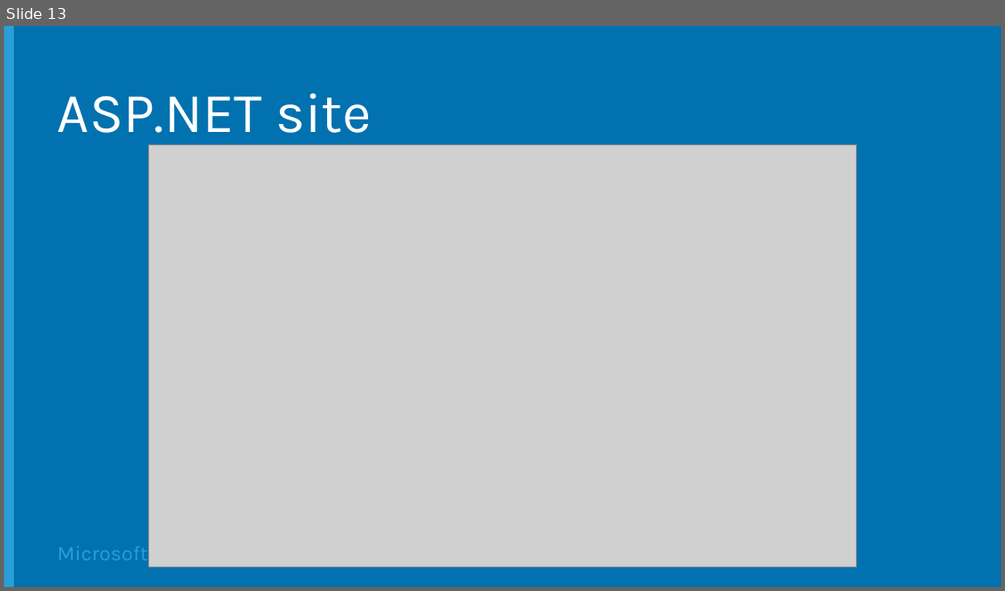
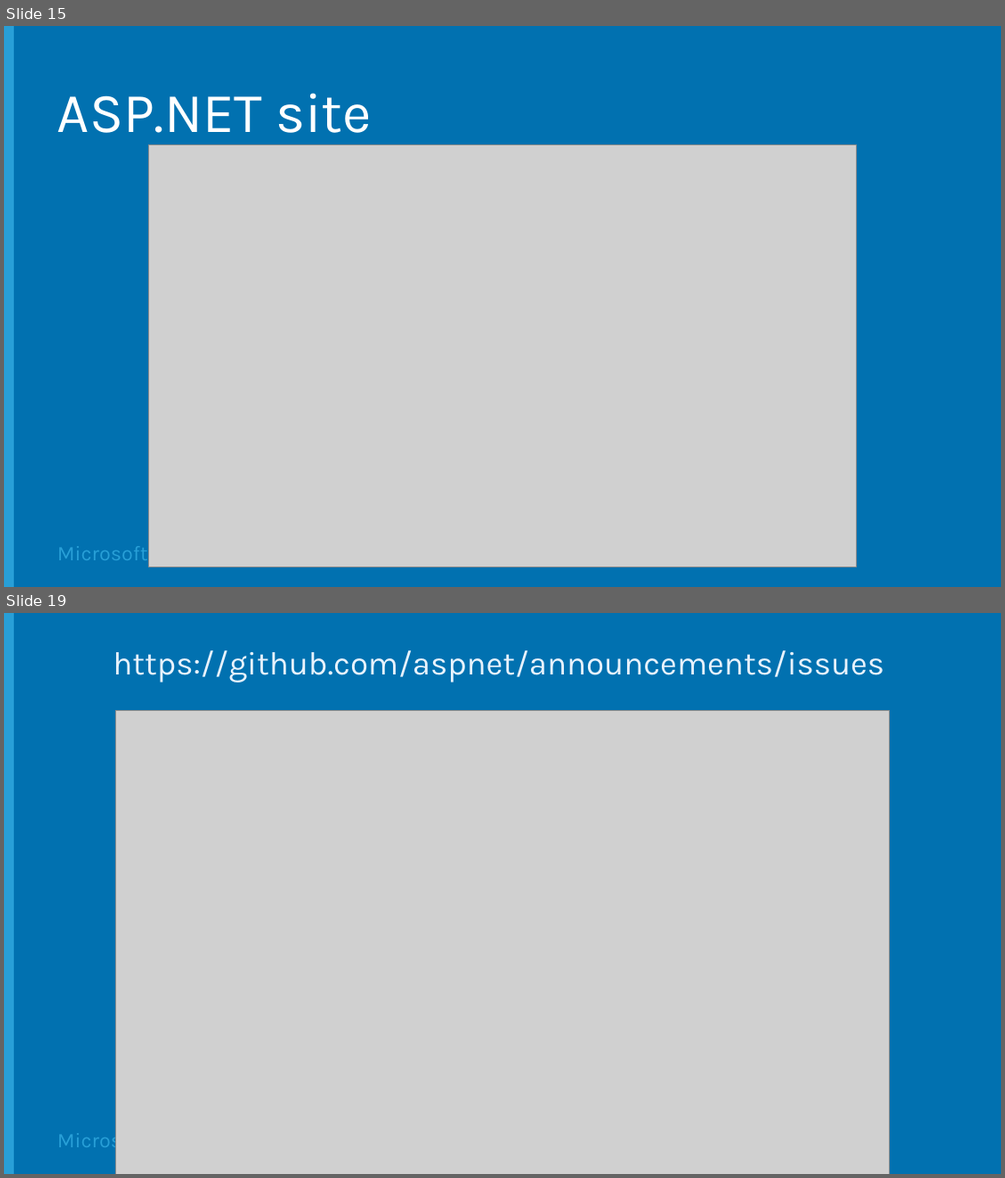
Before and after one commit to Microsoft-Web/WebCampTrainingKit, a slide deck: Presentation/Conclusion/Conclusion.pptx. Shown one above the other, each under a label of ours: slide 13 before the commit, slides 15 and 19 after it; the slides between them are not shown. The pictures are 1005x591 and 1005x1178 pixels, drawn with LibreOffice and Linux fonts; fonts in the diff are those of the drawing; grey boxes stand for pictures; background and template pictures are left out. Boxes give left, top, right and bottom in pixels: in the first picture for what was removed or moved away, otherwise in the second. Text is boxed around its words. In the diff, an @@ line names an element or a change of style, - is before the commit and + after.

```diff
--- a/Presentation/Conclusion/Conclusion.pptx
+++ b/Presentation/Conclusion/Conclusion.pptx
@@ slide 19 added at <box>4,613,1001,1174</box>, background #0171B0; not listed: 2 template elements that a slide beside it also shows @@
@@ text added at <box>113,650,884,682</box>, 31.4 pt, text #E7F2FC @@
+https://github.com/aspnet/announcements/issues
@@ picture added at <box>115,710,890,1174</box> @@
@@ what was slide 13 is now slide 15 @@
```
Also in this commit, not shown: 1 slide changed, 5 other slides added, 4 other files.
